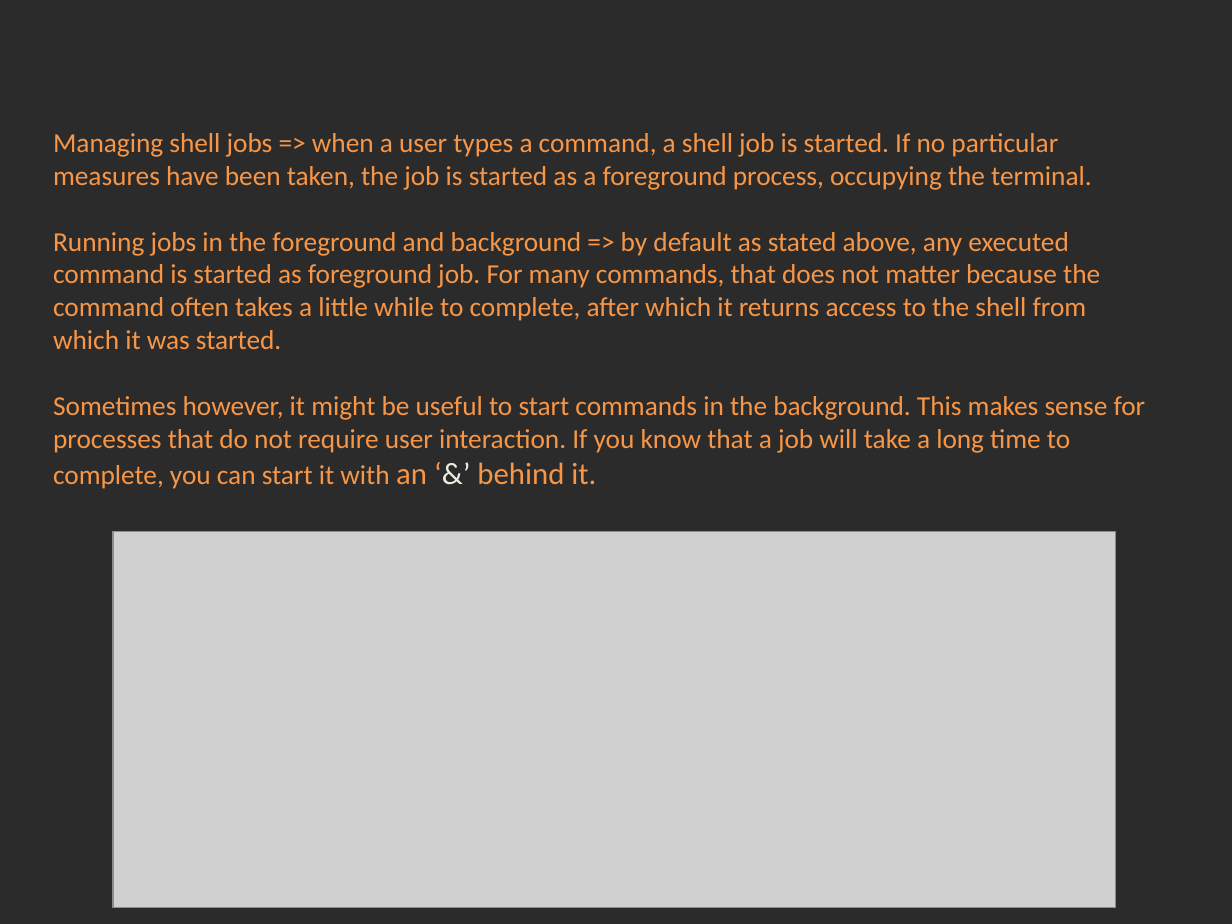
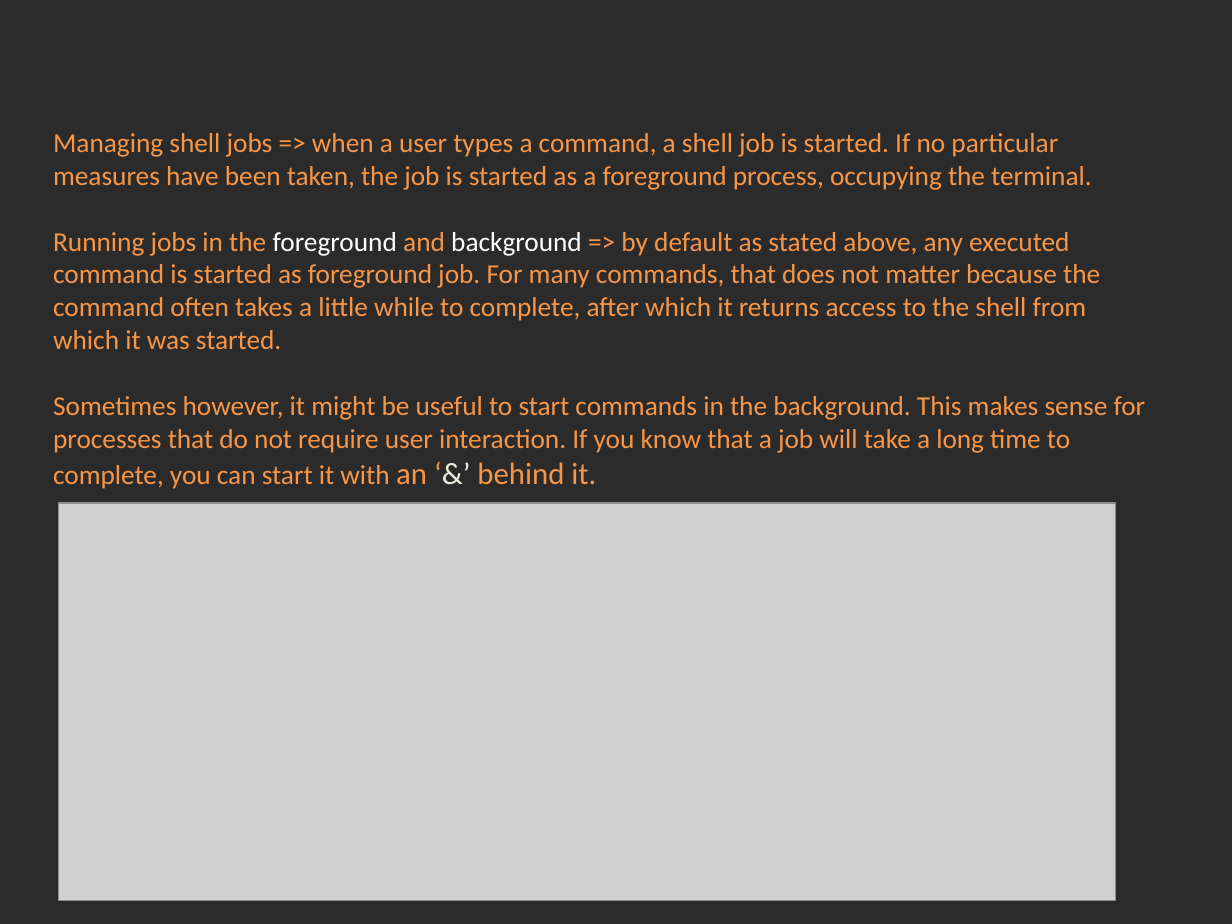
Before and after one commit to Academy-Soft-Intellect/Linux-Course, a slide deck: slide 5 of 07.Processes/07-Processes.pptx. Drawn at 1232x924 pixels with LibreOffice and Linux fonts; fonts in the diff are those of the drawing; grey boxes stand for pictures; background and template pictures are left out; a plain dark background stands for a picture behind light text. Boxes give left, top, right and bottom in pixels: in the first picture for what was removed or moved away, otherwise in the second. Text is boxed around its words. In the diff, an @@ line names an element or a change of style, - is before the commit and + after.

```diff
--- a/07.Processes/07-Processes.pptx
+++ b/07.Processes/07-Processes.pptx
@@ text at <box>53,232,1100,349</box>: text colour #F79646 to #FFFFFF in "foreground background" @@
@@ picture: place and size @@
-picture at <box>113,531,1116,908</box>
+picture at <box>58,503,1115,899</box>
```
Also in this commit, not shown: 6 other slides changed, 2 other files.
